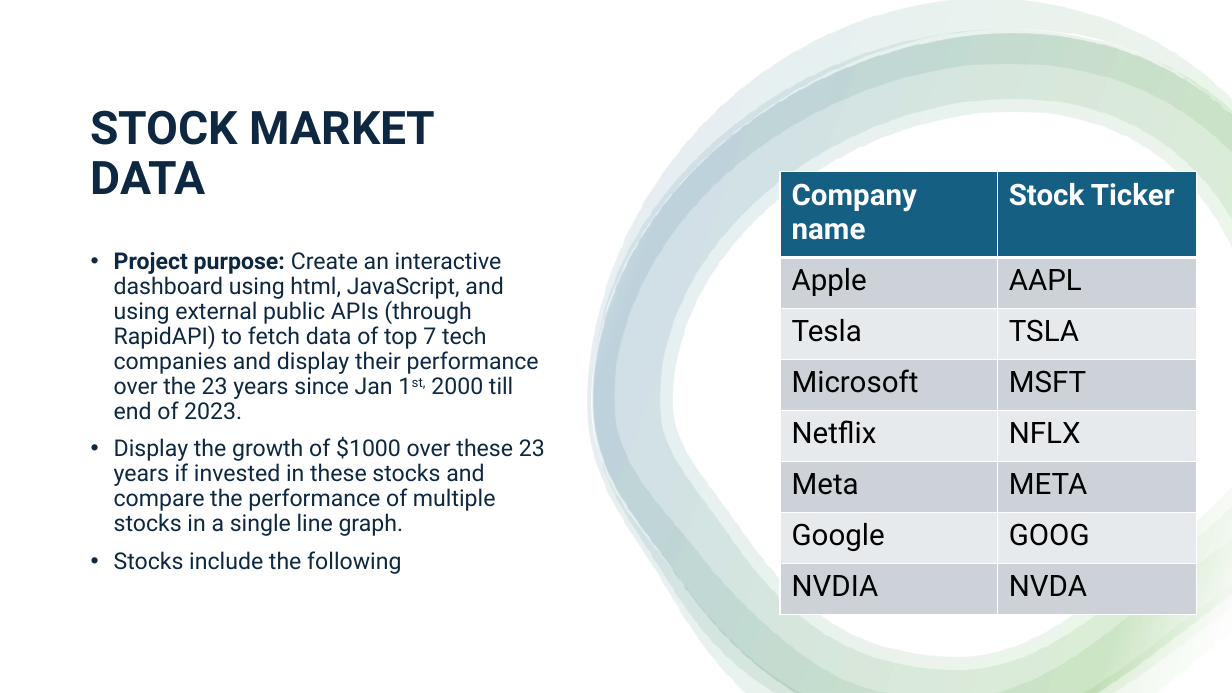
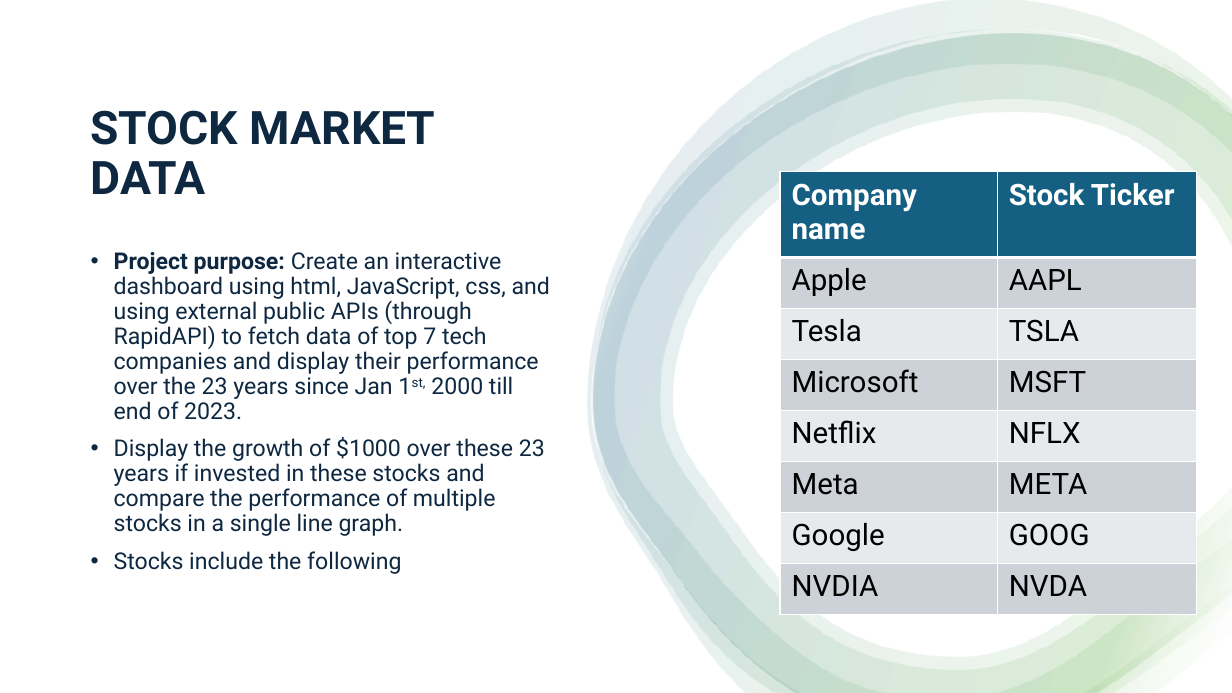
Before and after one commit to ipsitapurohit/Group-Project-3, a slide deck: slide 2 of Stock_market_dasboard_plan.pptx (slide 1 before the commit). Drawn at 1232x693 pixels with LibreOffice and Linux fonts; fonts in the diff are those of the drawing. Boxes give left, top, right and bottom in pixels: in the first picture for what was removed or moved away, otherwise in the second. Text is boxed around its words. In the diff, an @@ line names an element or a change of style, - is before the commit and + after.

Commit message:
modified ppt

```diff
--- a/Stock_market_dasboard_plan.pptx
+++ b/Stock_market_dasboard_plan.pptx
@@ text at bbox=[114, 252, 550, 420]: text changed @@
-• Project purpose: Create an interactive dashboard using html, JavaScript, and using external public APIs (through RapidAPI) to fetch data of top 7 tech companies and display their performance over the 23 years since Jan 1st, 2000 till end of 2023.
+• Project purpose: Create an interactive dashboard using html, JavaScript, css, and using external public APIs (through RapidAPI) to fetch data of top 7 tech companies and display their performance over the 23 years since Jan 1st, 2000 till end of 2023.
```
Also in this commit, not shown: 2 other slides changed, 2 slides added.
